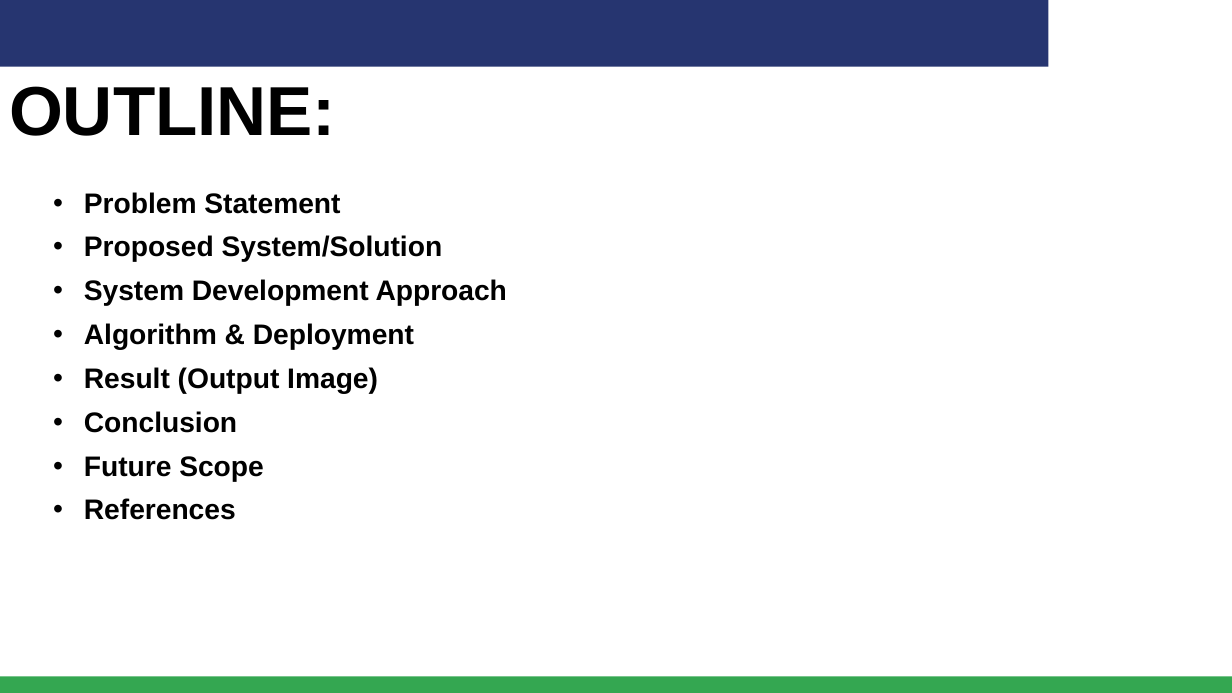
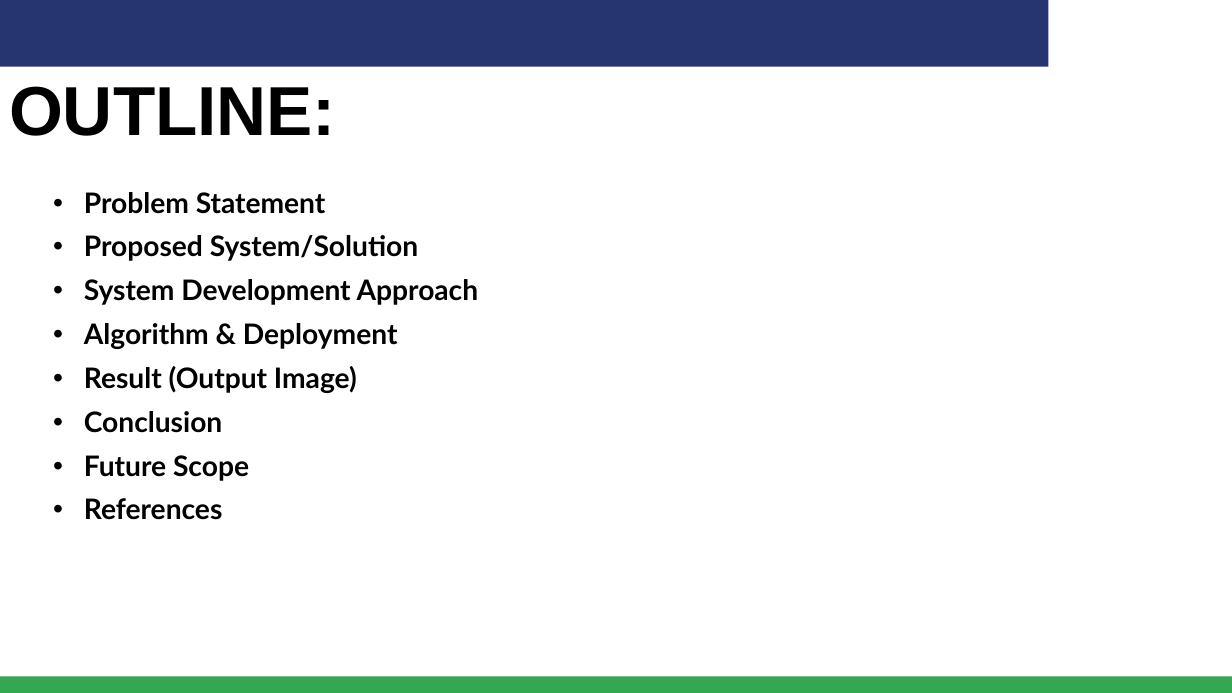
Before and after one commit to samiakhan1697-prog/E-Commerce-Sales-Dashboard-PowerBI, a slide deck: slide 2 of final capstone project.pptx. Drawn at 1232x693 pixels with LibreOffice and Linux fonts; fonts in the diff are those of the drawing; background and template pictures are left out. Boxes give left, top, right and bottom in pixels: in the first picture for what was removed or moved away, otherwise in the second. Text is boxed around its words. In the diff, an @@ line names an element or a change of style, - is before the commit and + after.

```diff
--- a/final capstone project.pptx
+++ b/final capstone project.pptx
@@ text "Problem Statement" at (x1=84, y1=192, x2=479, y2=520): font Arial to Lato @@
```
Also in this commit, not shown: 10 other slides changed.
